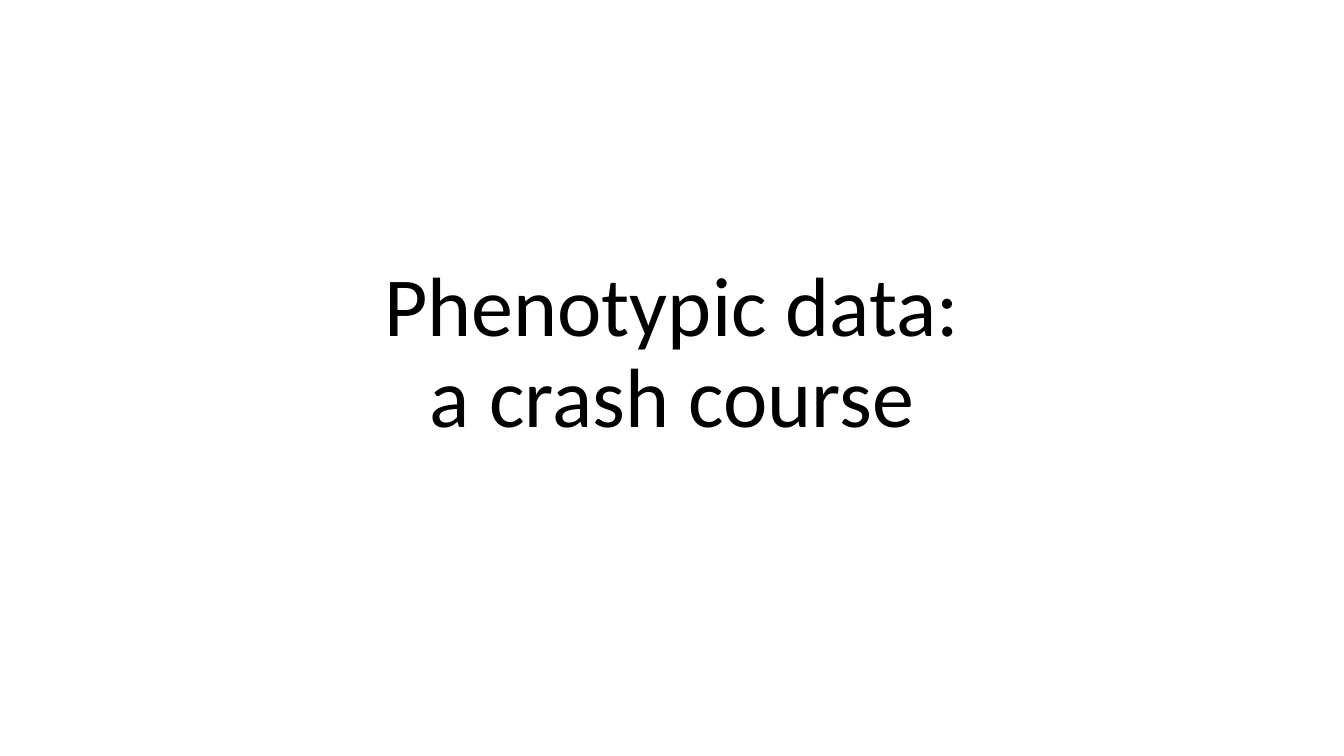
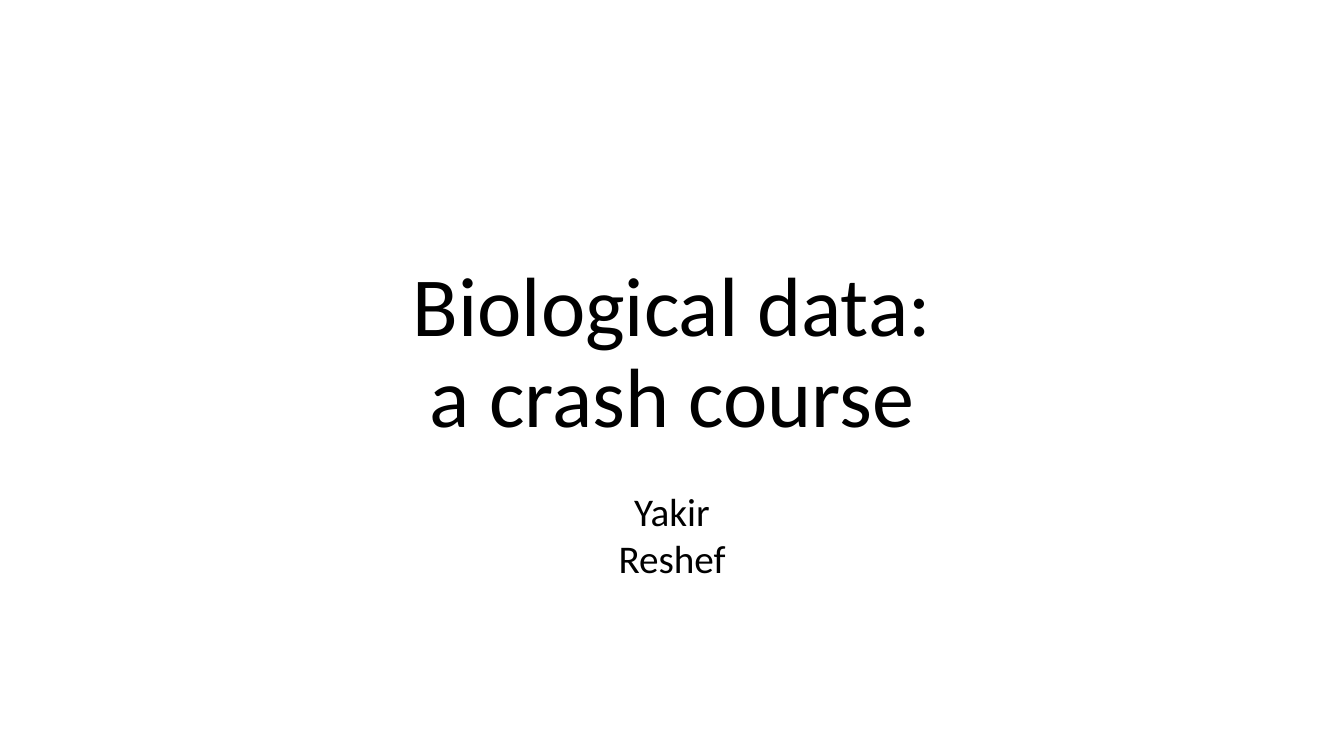
Before and after one commit to lmrl-bio/lmrl-bio.github.io, a slide deck: slide 1 of hostedfiles/datacrashcourse.pptx. Drawn at 1344x756 pixels with LibreOffice and Linux fonts; fonts in the diff are those of the drawing. Boxes give left, top, right and bottom in pixels: in the first picture for what was removed or moved away, otherwise in the second. Text is boxed around its words. In the diff, an @@ line names an element or a change of style, - is before the commit and + after.

```diff
--- a/hostedfiles/datacrashcourse.pptx
+++ b/hostedfiles/datacrashcourse.pptx
@@ title at (413, 277, 930, 428): text changed @@
-Phenotypic data:
-a crash course
+Biological data:
+a crash course
@@ text added at (619, 498, 726, 574), 28 pt, text #000000 @@
+Yakir Reshef
```
Also in this commit, not shown: 16 other slides changed, 1 slide added, 1 slide removed.
